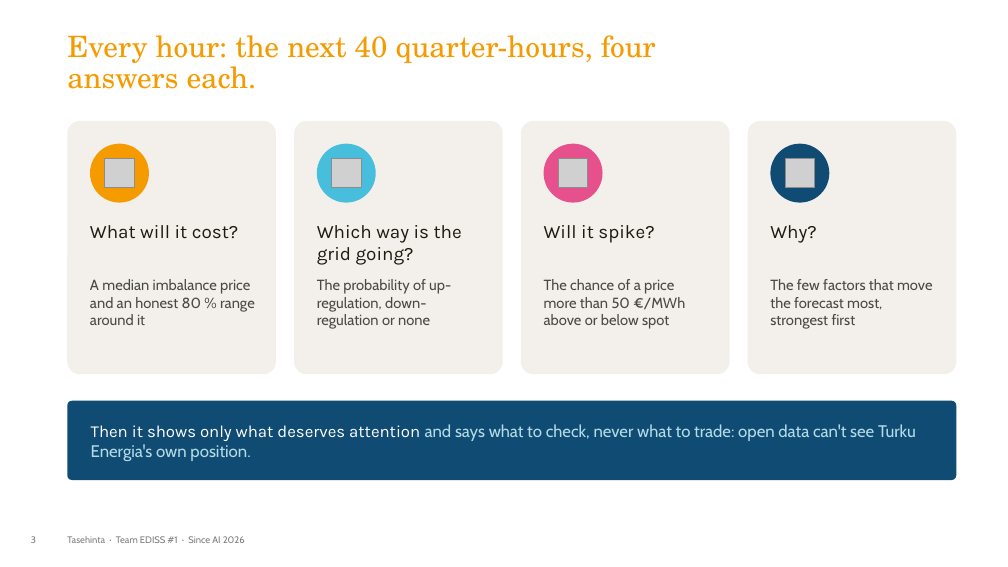
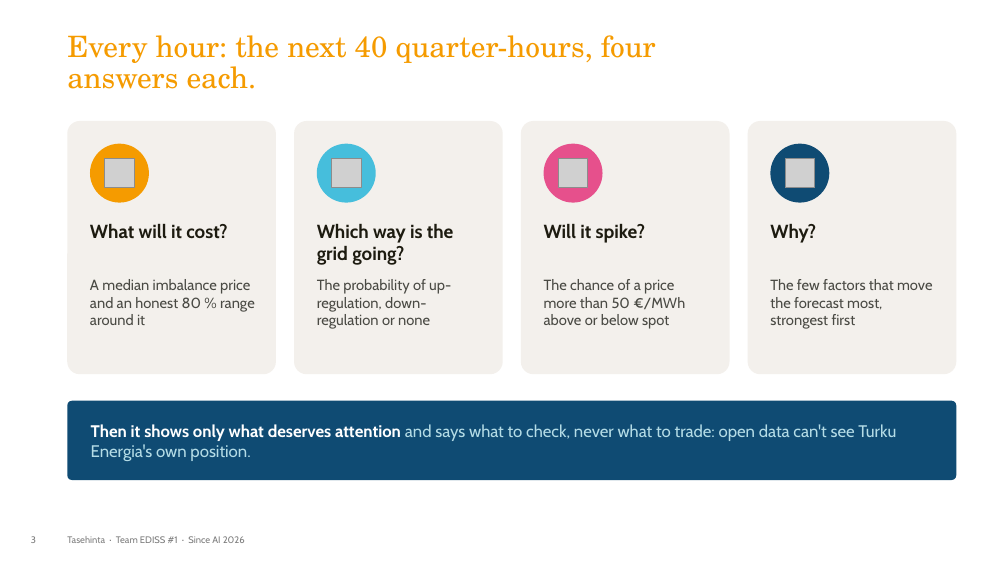
Before and after one commit to Rdog69/turku-energy-since-ai, a slide deck: slide 3 of deliverables/slides/tasehinta_pitch_deck.pptx. Drawn at 1008x567 pixels with LibreOffice and Linux fonts; fonts in the diff are those of the drawing; grey boxes stand for pictures; background and template pictures are left out. Boxes give left, top, right and bottom in pixels: in the first picture for what was removed or moved away, otherwise in the second. Text is boxed around its words. In the diff, an @@ line names an element or a change of style, - is before the commit and + after.

```diff
--- a/deliverables/slides/tasehinta_pitch_deck.pptx
+++ b/deliverables/slides/tasehinta_pitch_deck.pptx
@@ font Karla to Cabin, bold on in 4 elements at (90,224,227,239), (317,224,454,265), (544,224,646,243), (770,224,816,243) @@
@@ text "Then it shows only what ..." at (91,424,896,461): font Karla to Cabin, bold on in "Then it shows only what deserves attention" @@
```
Also in this commit, not shown: 4 other slides changed, 1 other file.
